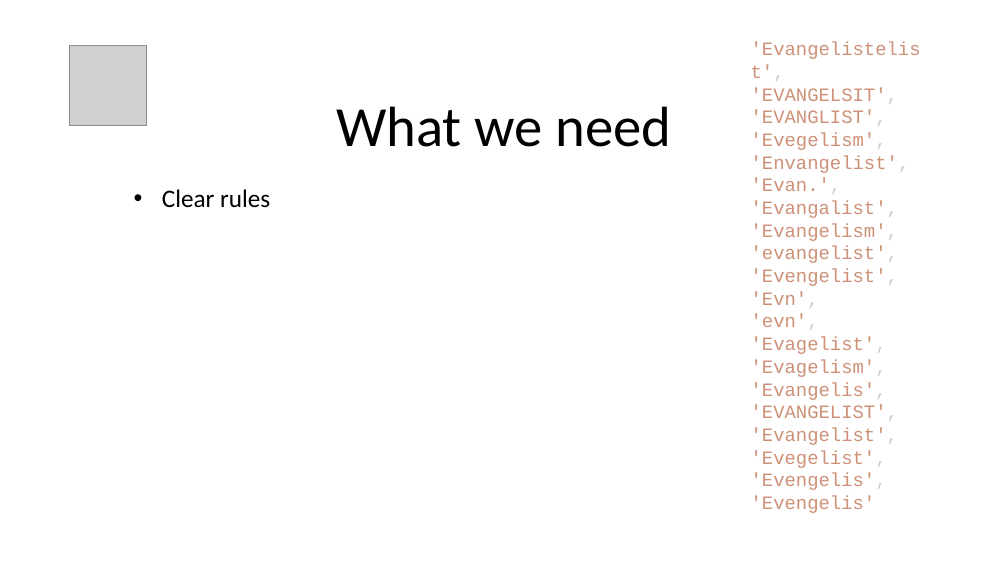
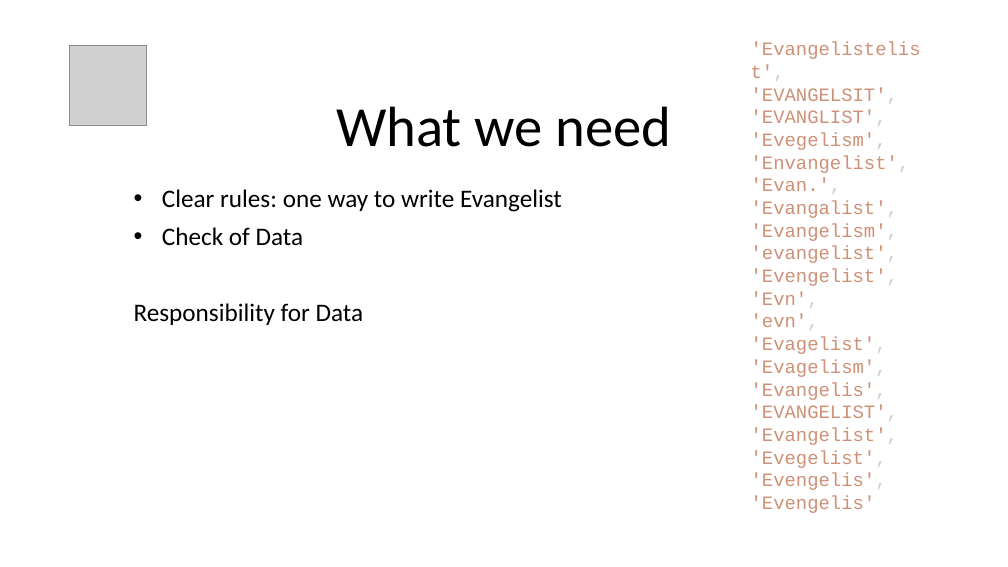
Before and after one commit to miwohlf-dot/elc-database, a slide deck: slide 3 of deliverables/documents/Working with Pastors data.pptx. Drawn at 1008x567 pixels with LibreOffice and Linux fonts; fonts in the diff are those of the drawing; grey boxes stand for pictures. Boxes give left, top, right and bottom in pixels: in the first picture for what was removed or moved away, otherwise in the second. Text is boxed around its words. In the diff, an @@ line names an element or a change of style, - is before the commit and + after.

```diff
--- a/deliverables/documents/Working with Pastors data.pptx
+++ b/deliverables/documents/Working with Pastors data.pptx
@@ subtitle at bbox=[134, 189, 562, 325]: text changed @@
-• Clear rules
+• Clear rules: one way to write Evangelist
+• Check of Data
+Responsibility for Data
```
Also in this commit, not shown: 1 slide added, 1 slide removed, 2 other files.
